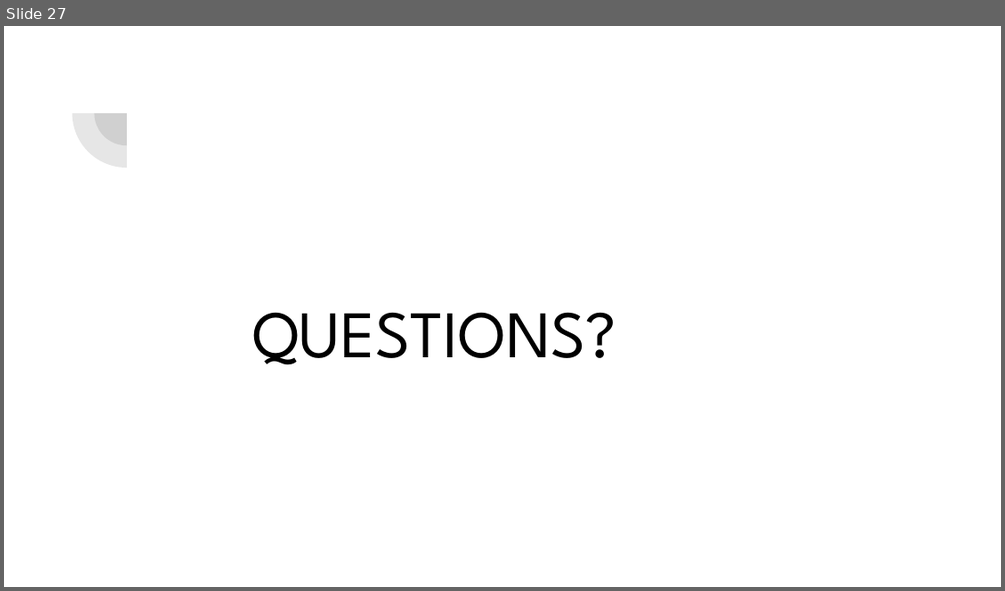
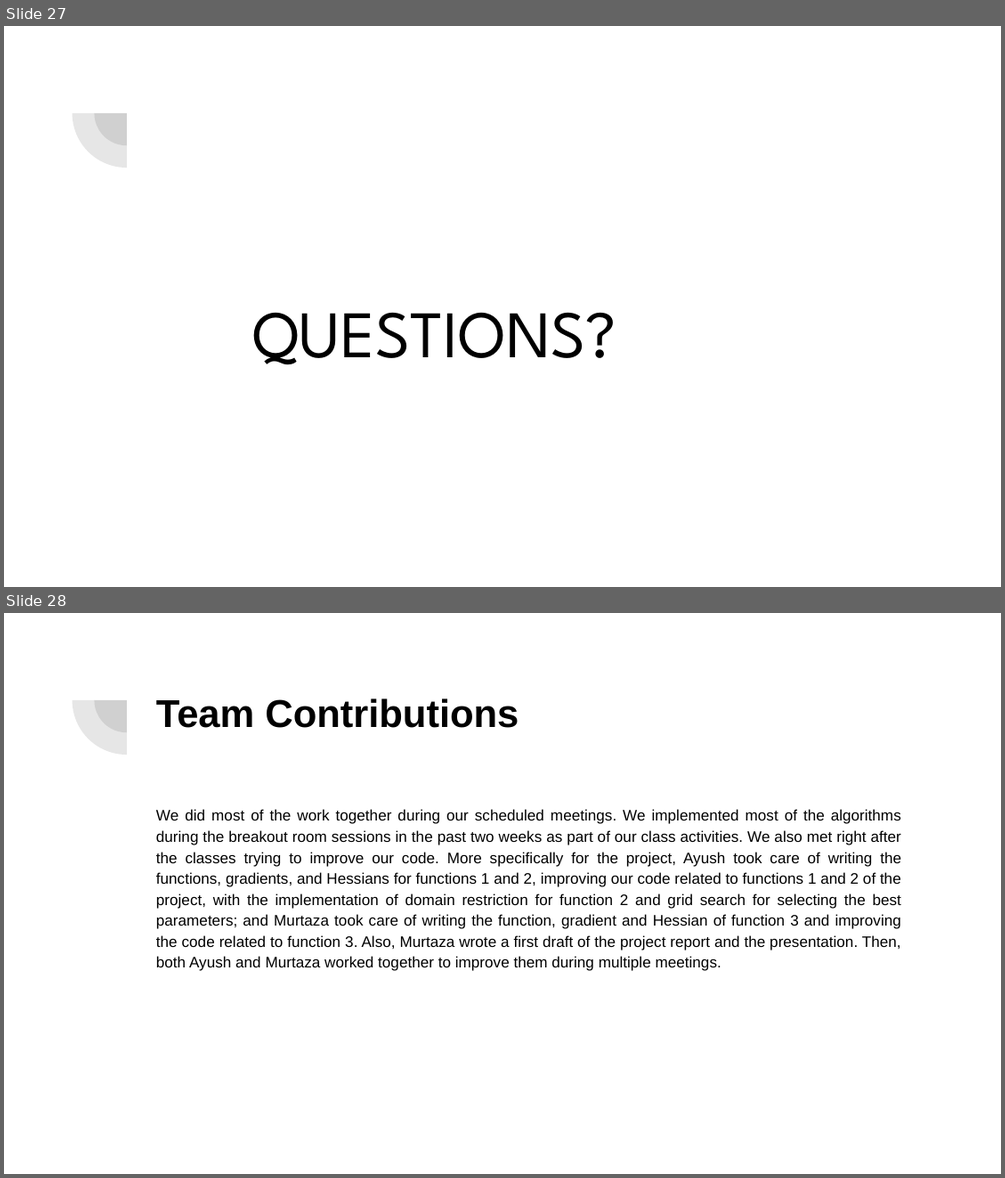
Before and after one commit to ayushkumarshah/Unconstrained_Optimization_Matlab, a slide deck: docs/Unconstrained Optimization Presentation.pptx. Shown one above the other, each under a label of ours: slide 27 before the commit, slides 27 and 28 after it. The pictures are 1005x591 and 1005x1178 pixels, drawn with LibreOffice and Linux fonts; fonts in the diff are those of the drawing. Boxes give left, top, right and bottom in pixels: in the first picture for what was removed or moved away, otherwise in the second. Text is boxed around its words. In the diff, an @@ line names an element or a change of style, - is before the commit and + after.

```diff
--- a/docs/Unconstrained Optimization Presentation.pptx
+++ b/docs/Unconstrained Optimization Presentation.pptx
@@ slide 28 added at box(4, 613, 1001, 1174), background #FFFFFF; not listed: 2 template elements that a slide beside it also shows @@
@@ title added at box(156, 698, 518, 728), 28 pt, text #000000, bold @@
+Team Contributions
@@ text added at box(156, 809, 901, 971), 11 pt, text #000000 @@
+We did most of the work together during our scheduled meetings. We implemented most of the algorithms during the breakout room sessions in the past two weeks as part of our class activities. We also met right after the classes trying to improve our code. More specifically for the project, Ayush took care of writing the functions, gradients, and Hessians for functions 1 and 2, improving our code related to functions 1 and 2 of the project, with the implementation of domain restriction for function 2 and grid search for selecting the best parameters; and Murtaza took care of writing the function, gradient and Hessian of function 3 and improving the code related to function 3. Also, Murtaza wrote a first draft of the project report and the presentation. Then, both Ayush and Murtaza worked together to improve them during multiple meetings.
```
Also in this commit, not shown: 5 slides changed, 10 other files.
